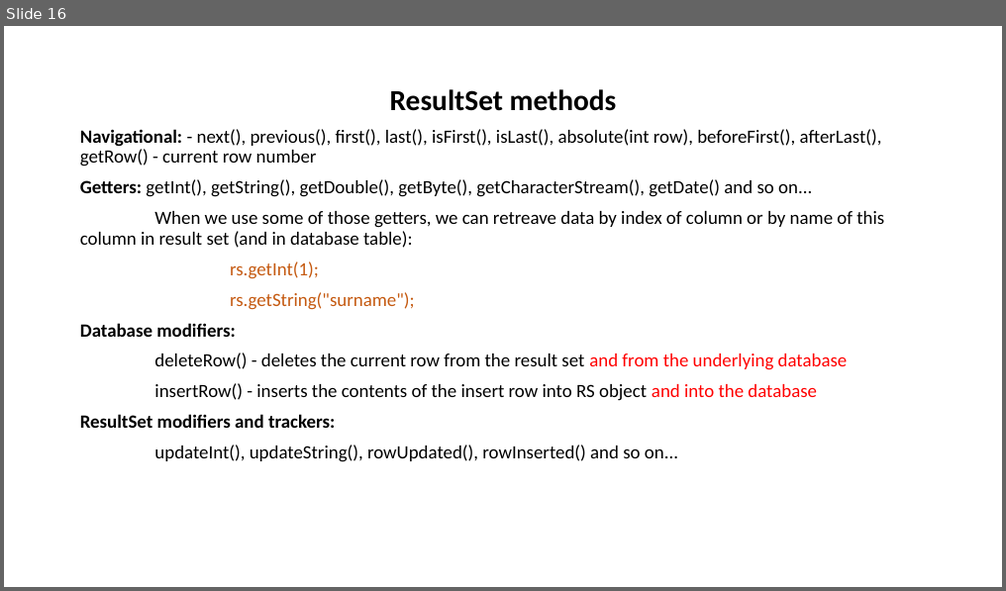
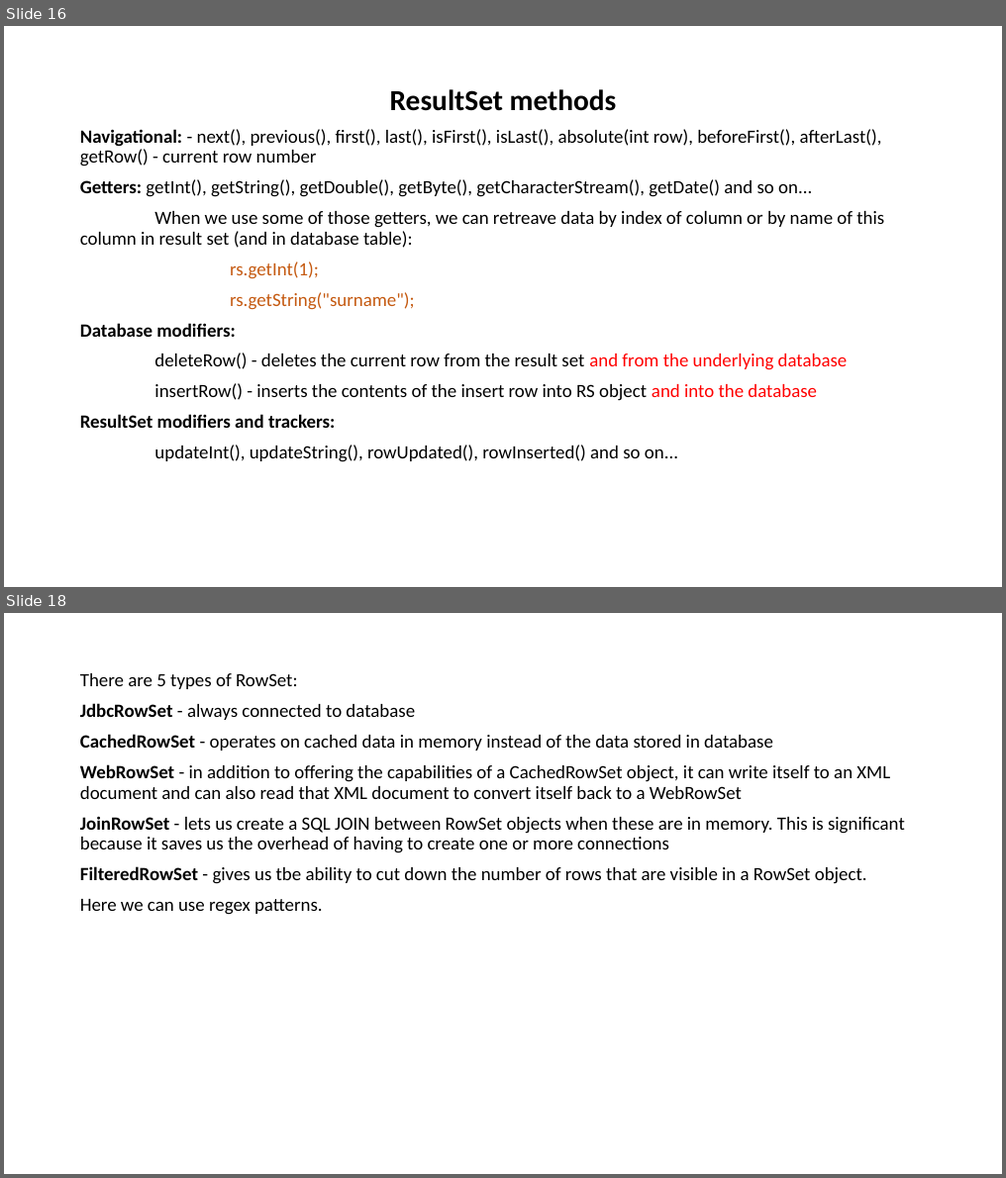
Before and after one commit to 4uhonec/JDBC-demo, a slide deck: JDBC.pptx. Shown one above the other, each under a label of ours: slide 16 before the commit, slides 16 and 18 after it; the slides between them are not shown. The pictures are 1006x591 and 1006x1178 pixels, drawn with LibreOffice and Linux fonts; fonts in the diff are those of the drawing. Boxes give left, top, right and bottom in pixels: in the first picture for what was removed or moved away, otherwise in the second. Text is boxed around its words. In the diff, an @@ line names an element or a change of style, - is before the commit and + after.

```diff
--- a/JDBC.pptx
+++ b/JDBC.pptx
@@ slide 18 added at (4, 613, 1002, 1174), background #FFFFFF @@
@@ text added at (80, 673, 905, 915), 18 pt, text #000000 @@
+There are 5 types of RowSet:
+JdbcRowSet - always connected to database
+CachedRowSet - operates on cached data in memory instead of the data stored in database
+WebRowSet - in addition to offering the capabilities of a CachedRowSet object, it can write itself to an XML document and can also read that XML document to convert itself back to a WebRowSet
+JoinRowSet - lets us create a SQL JOIN between RowSet objects when these are in memory. This is significant because it saves us the overhead of having to create one or more connections
+FilteredRowSet - gives us tbe ability to cut down the number of rows that are visible in a RowSet object.
+Here we can use regex patterns.
```
Also in this commit, not shown: 1 slide changed, 1 other slide added, 1 slide removed.
